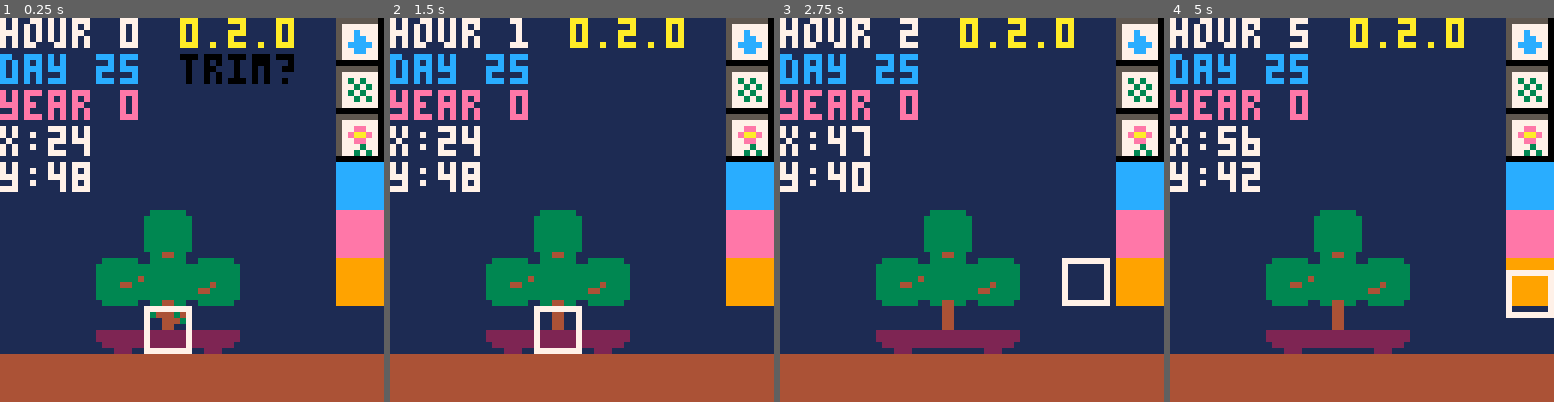
Above: before the commit, frames 1-4 (left to right).
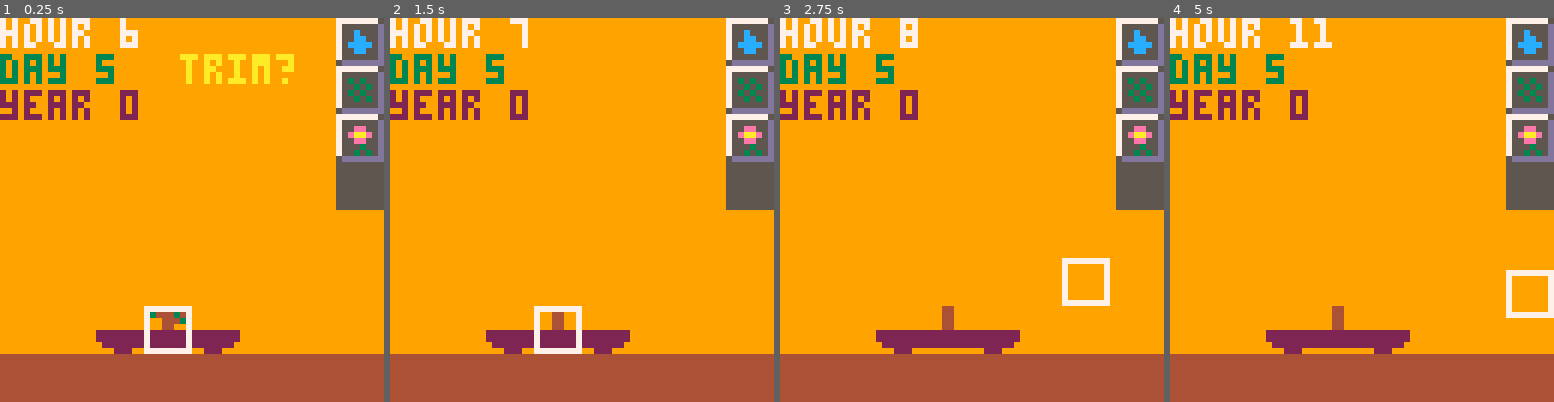
Above: after the commit, the same moments.

Repository: onefinedruid/bit-bonsai
Game: PICO-8 cartridge bitbonsai.p8
Two runs of this game, one before a commit and one after it. Both use one fixed random seed, a clock stepped at 60 frames per second and the inputs below.
Inputs:
- Up to frame 1 (0.25 s): no input
- Up to frame 2 (1.5 s): tap X (X key) at 0.33, 1.07 s
- Up to frame 3 (2.75 s): hold Right 1.6-2.1 s; tap X (X key) at 1.85 s; hold Up 2.15-2.42 s; hold Right from 2.47 s (still down)
- Up to frame 4 (5 s): tap X (X key) at 2.97, 4.08 s; release Right at 3.03 s; hold Left 3.08-3.58 s; hold Down 3.63-3.97 s; hold Right 4.02-4.68 s; hold Up from 4.73 s (still down)

The runs differ from the first frame. In frame 1, 81% of the frame differs, in the area x 0-100%, y 0-88%; in frame 2, 82%; in frame 3, 81%; in frame 4, 82%.

Commit message:
v0.2.0
- implement day/night cycle

Diff:
--- a/bitbonsai.p8
+++ b/bitbonsai.p8
@@ -7,8 +7,8 @@
 version="0.2.0"
 sec=stat(95)
 nsec=0
-hour=0
-day=25
+hour=6
+day=5
 year=0
 date=""
 mapx=0
@@ -24,7 +24,8 @@
 llbranch=11
 lrbranch=13
 
-pal(15,1)
+
+
 --eof
 end
 init()
@@ -37,53 +38,45 @@
 function drawmap()
 		map(mapx,0,0,0,64,64,1)
 		print("hour "..tostr(hour),0,0,7)
-		print("day " ..tostr(day),0,6,12)
-		print("year " ..tostr(year),0,12,14)
+		print("day " ..tostr(day),0,6,3)
+		print("year " ..tostr(year),0,12,2)
 end
 
 function trimtext()
-		print("trim?",30,6,0)
+		print("trim?",30,6,10)
 end
 
 palt(6,true)
 drawmap()
 
 --version
-print(version,30,0,10)
+--print(version,30,0,10)
 
 --debug
-print("x:"..tostr(selx),0,18,7)
-print("y:"..tostr(sely),0,24,7)
-
-
---seasons
---pal(15,12)
-
-  --[[if day==92 then
-    cls(12)
-    drawmap()
-    end
-  if day==182 then
-    cls(9)
-    drawmap()
-    end
-  if day==274 then
-    cls(7)
-    drawmap()
-    end
-
-	 if day>0 and day<91 then --91
-		  mapx=17 end
-		if day>91 and day<181 then --181
-		  mapx=34 end
-		if day>181 and day<273 then --273
-		  mapx=51 end
-		if day>273 then
-		  mapx=68 end]]
-
+--print("x:"..tostr(selx),0,18,7)
+--print("y:"..tostr(sely),0,24,7)
+
+--daylight
+  if hour>=0 and hour<6 then
+    pal(15,1)
+    end
+  if hour>=6 and hour<12 then
+    pal(15,9)
+    end
+		if hour>=12 and hour<18 then
+    pal(15,12)
+    end
+  if hour>=18 and hour<22 then
+    pal(15,14)
+    end
+  if hour>=22 and hour<23 then
+    pal(15,13)
+    end
+  if hour>=23 then
+    pal(15,1)
+    end
 
 --tree growth
-
 --day 5
 if day>=5 then
   spr(root_spr,rootx,rooty)
@@ -390,15 +383,15 @@
 
 
 __gff__
-0101010303030404040404040404000001800100000004040404040404040000010101000000000000040404040400000100010000000000000000000000000000000000000000000000000000000000000000000000000000000000000000000000000000000000000000000000000000000000000000000000000000000000
+0101010303030404040404040404000001800100000004040404040404040000010101000000000000040404040400000101010000000000000000000000000000000000000000000000000000000000000000000000000000000000000000000000000000000000000000000000000000000000000000000000000000000000
 0000000000000000000000000000000000000000000000000000000000000000000000000000000000000000000000000000000000000000000000000000000000000000000000000000000000000000000000000000000000000000000000000000000000000000000000000000000000000000000000000000000000000000
 __map__
 0101010101010112000000000000000000002020202020202020202020202020201010101010101010101010101010101010303030303030303030303030303030303021212121212121212121212121212121210000000000000000000000000000000000000000000000000000000000000000000000010101010101010101
 0101010101010122000000000000000000002020202020202020202020202020201010101010101010101010101010101010303030303030303030303030303030303021212121212121212121212121212121210000000000000000000000000000000000000000000000000000000000000000000000010101010101010101
 0101010101010132000000000000000000002020202020202020202020202020201010101010101010101010101010101010303030303030303030303030303030303021212121212121212121212121212121210000000000000000000000000000000000000000000000000000000000000000000000010101010101010101
-0101010101010110000000000000000000002020010101010101010101202020201010101001010101010101010110101010303030300101010101010101013030303021212121010101010101010101212121210000000000000000000000000000000000000000000000000000000000000000000000010101010101010101
-0101010101010120000000000000000000002020010101010101010101202020201010101001010101010101010110101010303030300101010101010101013030303021212121010101010101010101212121210000000000000000000000000000000000000000000000000000000000000000000000000000000000000000
-0101010101010130000000000000000000002020010101010101010101202020201010101001010101010101010110101010303030300101010101010101013030303021212121010101010101010101212121210000000000000000000000000000000000000000000000000000000000000000000000000000000000000000
+0101010101010131000000000000000000002020010101010101010101202020201010101001010101010101010110101010303030300101010101010101013030303021212121010101010101010101212121210000000000000000000000000000000000000000000000000000000000000000000000010101010101010101
+0101010101010101000000000000000000002020010101010101010101202020201010101001010101010101010110101010303030300101010101010101013030303021212121010101010101010101212121210000000000000000000000000000000000000000000000000000000000000000000000000000000000000000
+0101010101010101000000000000000000002020010101010101010101202020201010101001010101010101010110101010303030300101010101010101013030303021212121010101010101010101212121210000000000000000000000000000000000000000000000000000000000000000000000000000000000000000
 0101030405010101000000000000000000002020010101010101010101202020201010101001010101010101010110101010303030300101010101010101013030303021212121010101010101010101212121210000000000000000000000000000000000000000000000000000000000000000000000000000000000000000
 0202020202020202000000000000000000002020010101010101010101202020201010101001010101010101010110101010303030300101010101010101013030303021212121010101010101010101212121210000000000000000000000000000000000000000000000000000000000000000000000000000000000000000
 0000000000000000000000000000000000002020010101010101010101202020201010101001010101010101010110101010303030300101010101010101013030303021212121010101010101010101212121210000000000000000000000000000000000000000000000000000000000000000000000000000000000000000
Not shown, changed: 24 lines of the sprite sheet (__gfx__) section of bitbonsai.p8
